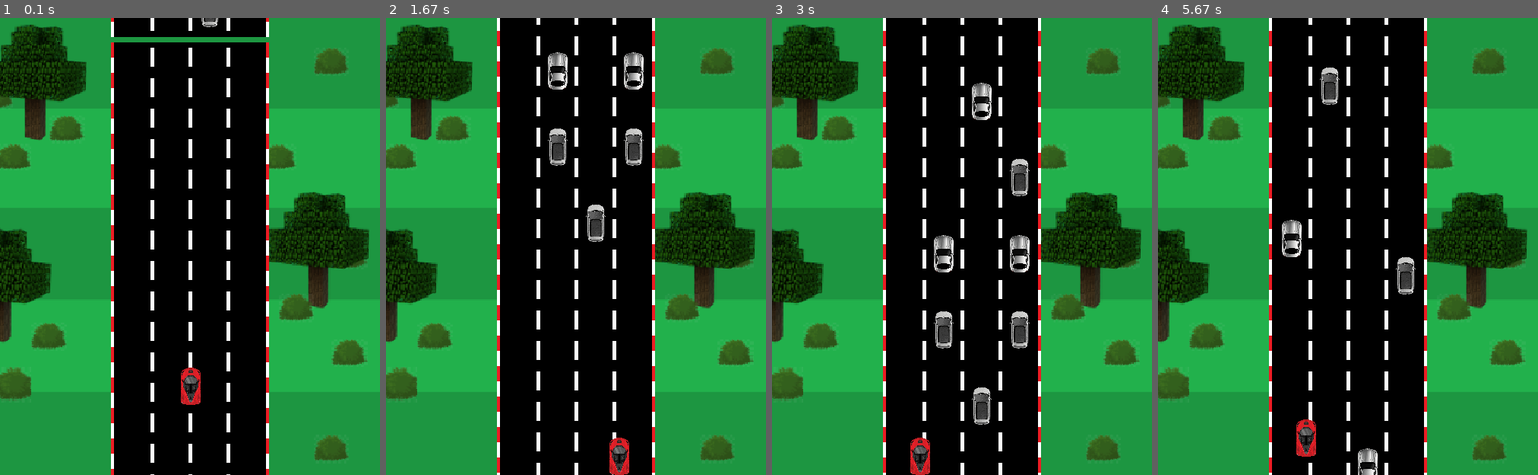
Above: before the commit, frames 1-4 (left to right).
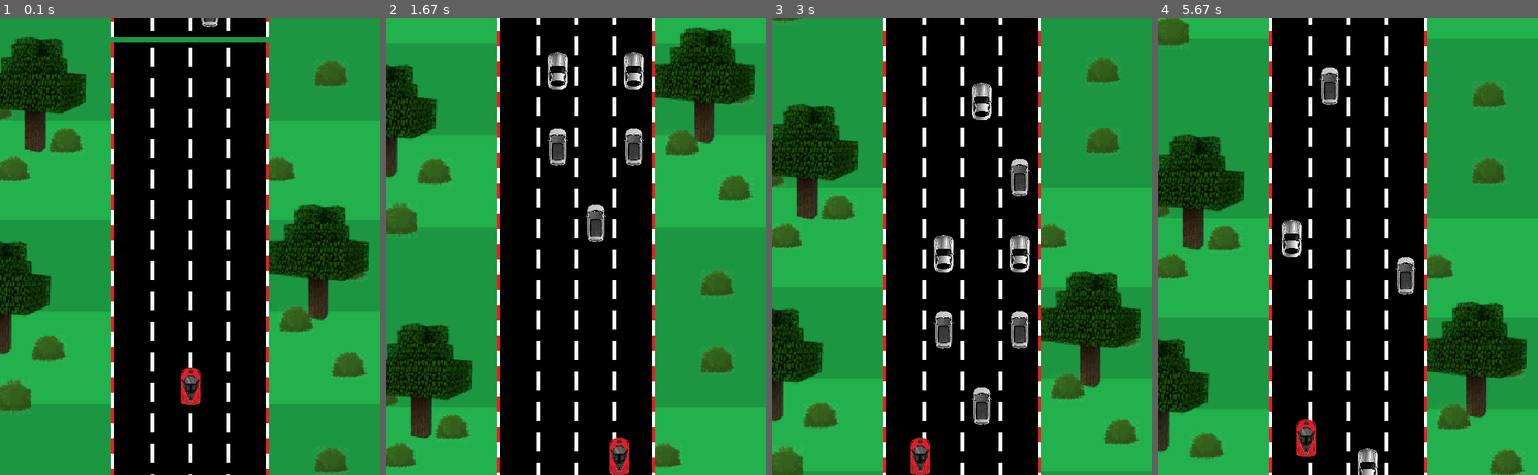
Above: after the commit, the same moments.

Repository: ferclima/pygame
Game: pygame game, started from codigo do jogo.py
Same seed, same stepped clock (60 frames per second), same inputs: the game is played once before the commit and once after it.
Inputs:
- Up to frame 1 (0.1 s): no input
- Up to frame 2 (1.67 s): hold Right 0.33-0.8 s; hold Up 0.83-1.13 s
- Up to frame 3 (3 s): hold Left 1.67-2.2 s; hold Down 2.23-2.53 s; hold Left 2.57-2.97 s
- Up to frame 4 (5.67 s): hold Up 3-3.37 s; hold Down 4.07-4.43 s; hold Up from 5.47 s (still down)

The runs differ from the first frame. In frame 1, 15% of the frame differs, in the area x 0-100%, y 1-100%; in frame 2, 41%; in frame 3, 45%; in frame 4, 48%, in the area x 0-100%, y 0-100%.

Commit message:
movimentação fundo

Diff:
--- a/codigo do jogo.py
+++ b/codigo do jogo.py
@@ -110,9 +110,40 @@
             self.rect.centerx = posicoesx_iniciais[random.randint(0,3)]
             self.rect.bottom = posicoesy_iniciais[random.randint(0,9)]
 
+class Fundo(pygame.sprite.Sprite):
+    def __init__(self, img):
+        # Construtor da classe mãe (Sprite).
+        pygame.sprite.Sprite.__init__(self)
+
+        self.image = img
+        self.rect = self.image.get_rect()
+        self.rect.x = 0
+        self.speedx = 0
+        self.speedy = 8
+
+    def update(self):
+        # Atualizando a posição do meteoro
+        self.rect.x += self.speedx
+        self.rect.y += self.speedy
+        # Se o meteoro passar do final da tela, volta para cima e sorteia
+        # novas posições e velocidades
+        if self.rect.y > HEIGHT:
+            self.rect.y = -HEIGHT
+
+
 all_sprites = pygame.sprite.Group()
 all_pistas = pygame.sprite.Group()
 all_npcs = pygame.sprite.Group()
+
+fundo_1 = Fundo(paisagem_img)
+fundo_1.rect.y = -HEIGHT
+all_sprites.add(fundo_1)
+fundo_2 = Fundo(paisagem_img)
+fundo_2.rect.y = 0
+all_sprites.add(fundo_2)
+fundo_3 = Fundo(paisagem_img)
+fundo_3.rect.y = HEIGHT
+all_sprites.add(fundo_3)
 
 for i in range(16):
     pista = Pista(pista_img)
@@ -176,7 +207,6 @@
     # ----- Gera saídas
 
     window.fill((150, 0, 0))  # Preenche com a cor branca
-    window.blit(paisagem_img, (0, 0))
 
     all_sprites.draw(window)
 
